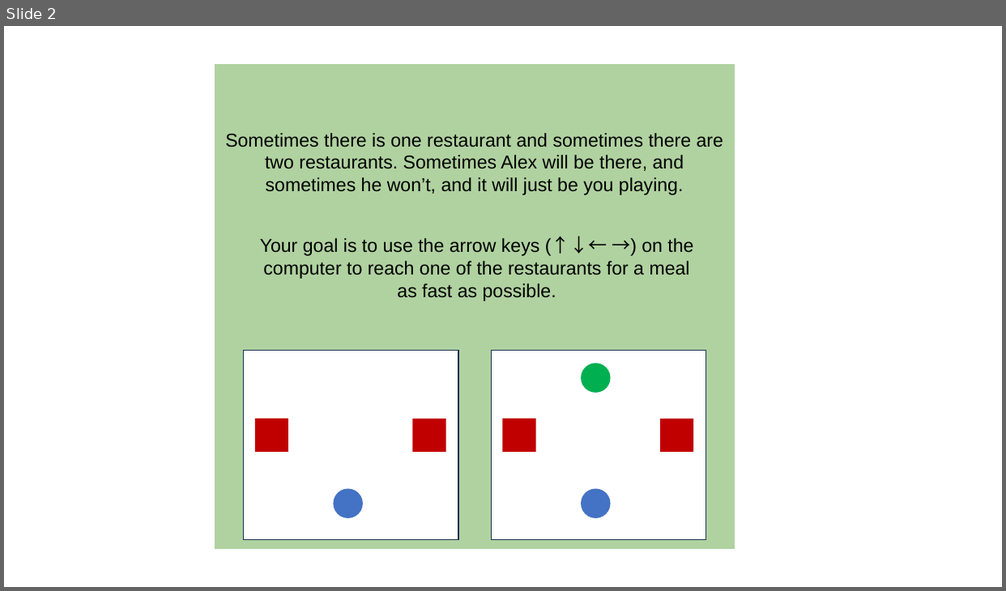
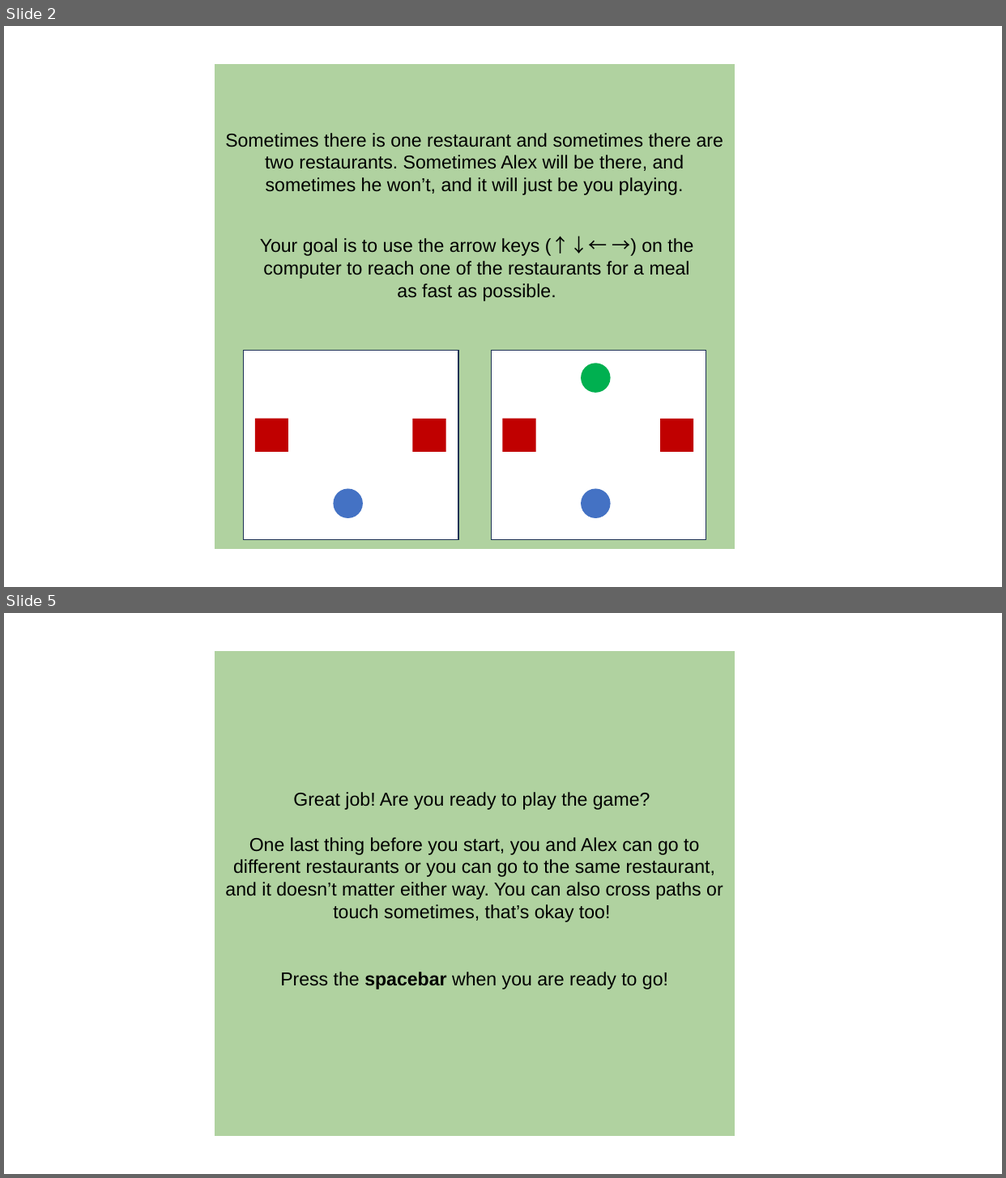
Before and after one commit to chengshaozhe/DukeVIP, a slide deck: SCC-version1.1/introduction_text.pptx. Shown one above the other, each under a label of ours: slide 2 before the commit, slides 2 and 5 after it; the slides between them are not shown. The pictures are 1006x591 and 1006x1178 pixels, drawn with LibreOffice and Linux fonts; fonts in the diff are those of the drawing. Boxes give left, top, right and bottom in pixels: in the first picture for what was removed or moved away, otherwise in the second. Text is boxed around its words. In the diff, an @@ line names an element or a change of style, - is before the commit and + after.

```diff
--- a/SCC-version1.1/introduction_text.pptx
+++ b/SCC-version1.1/introduction_text.pptx
@@ slide 5 added at bbox=[4, 613, 1002, 1174], background #FFFFFF @@
@@ rectangle added at bbox=[215, 652, 734, 1135], fill #B0D2A0, outline #B0D2A0 1 pt @@
@@ rectangle added at bbox=[215, 652, 727, 1135], fill #B0D2A0, outline #B0D2A0 1 pt @@
@@ text added at bbox=[225, 792, 723, 990], 18 pt, text #000000 @@
+Great job! Are you ready to play the game?
+One last thing before you start, you and Alex can go to different restaurants or you can go to the same restaurant, and it doesn’t matter either way. You can also cross paths or touch sometimes, that’s okay too!
+Press the spacebar when you are ready to go!
```
Also in this commit, not shown: 4 other slides added, 1 slide removed, 5 other files.
